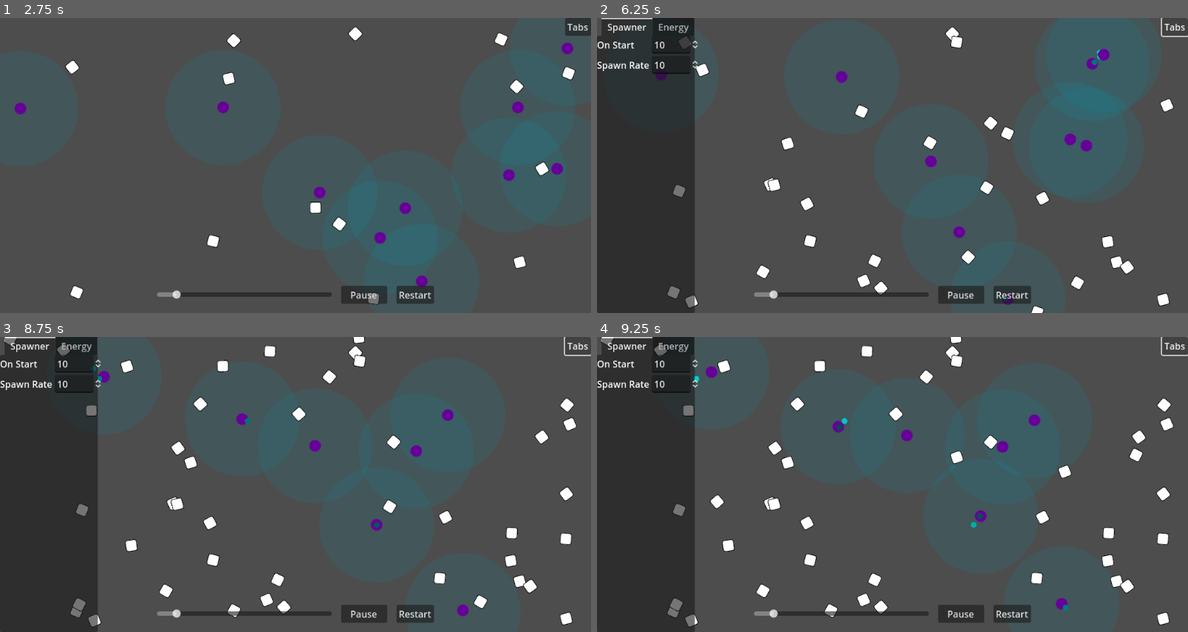
Above: before the commit, frames 1-4 (two rows, left to right).
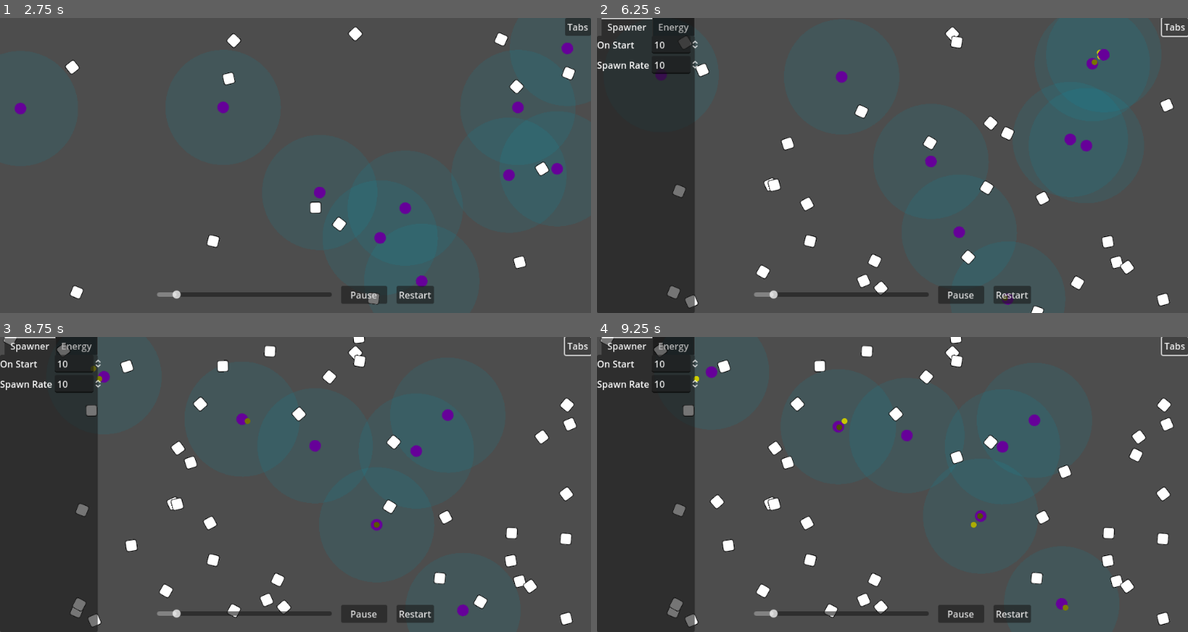
Above: after the commit, the same moments.

Repository: wivest/Natural-Selection
Game: Godot game, scene res://scenes/main.tscn
Same seed, same stepped clock (60 frames per second), same inputs: the game is played once before the commit and once after it.
Inputs:
- Up to frame 1 (2.75 s): click "Restart" at 0.5 s; click "Restart" at 1.25 s; click "Restart" at 2 s
- Up to frame 2 (6.25 s): click "Tabs" at 2.75 s; click "Tabs" at 3.5 s; click "Tabs" at 4.25 s
- Up to frame 3 (8.75 s): no input
- Up to frame 4 (9.25 s): no input

Frame 1 is identical in both runs. In frame 2, less than 0.1% of the frame differs, in the area x 68-86%, y 10-96%; in frame 3, less than 0.1%; in frame 4, 0.1%, in the area x 16-80%, y 13-93%.
Error before the commit: Invalid access to property or key 'divided' on a base object of type 'CharacterBody2D (Creature)'. (res://scenes/creature/scripts/creature_manager.gd:27)
Error after the commit: Parse Error: Could not find type "Cocoon" in the current scope. (res://scenes/creature/scripts/creature_manager.gd:14)

Commit message:
refactor: rename Cocoon to Egg and related

Diff:
--- a/scenes/cocoon/cocoon.gd
+++ /dev/null
@@ -1,29 +0,0 @@
-class_name Cocoon
-extends Sprite2D
-
-signal incubated(cocoon_position: Vector2, genome: Genome)
-
-const INCUBATION_TIME_CAP: float = 1.5
-
-@export var incubation_color: Gradient
-
-var genome: Genome
-
-@onready var timer: Timer = $Timer
-
-func _ready():
-	Parameters.data.changed.connect(_on_parameters_changed)
-	timer.start(genome.incubation_time.value / Parameters.data.speed)
-
-func _process(_delta):
-	modulate = incubation_color.sample(Parameters.data.speed * timer.time_left / INCUBATION_TIME_CAP)
-
-func _on_timer_timeout():
-	incubated.emit(position, genome)
-	queue_free()
-
-func _on_parameters_changed(): # update remaining time on change
-	var new_wait_time: float = genome.incubation_time.value / Parameters.data.speed
-	var correlation: float = new_wait_time / timer.wait_time
-	timer.start(timer.time_left * correlation)
-	timer.wait_time = new_wait_time
--- a/scenes/cocoon/cocoon.tscn
+++ /dev/null
@@ -1,17 +0,0 @@
-[gd_scene load_steps=4 format=3 uid="uid://fndcloo5xbk4"]
-
-[ext_resource type="Script" path="res://scenes/cocoon/cocoon.gd" id="1_3mpes"]
-[ext_resource type="Texture2D" uid="uid://dnsmqyu8b61jy" path="res://scenes/cocoon/cocoon.png" id="1_6sjj7"]
-
-[sub_resource type="Gradient" id="Gradient_sha7p"]
-colors = PackedColorArray(0, 1, 1, 1, 0, 0, 0, 1)
-
-[node name="Cocoon" type="Sprite2D"]
-scale = Vector2(0.5, 0.5)
-texture = ExtResource("1_6sjj7")
-script = ExtResource("1_3mpes")
-incubation_color = SubResource("Gradient_sha7p")
-
-[node name="Timer" type="Timer" parent="."]
-
-[connection signal="timeout" from="Timer" to="." method="_on_timer_timeout"]
--- a/scenes/creature/creature.tscn
+++ b/scenes/creature/creature.tscn
@@ -4,12 +4,12 @@
 [ext_resource type="Script" path="res://scenes/creature/scripts/nodes/creature.gd" id="1_ekvum"]
 [ext_resource type="Script" path="res://scenes/creature/scripts/genome.gd" id="2_ngt82"]
 [ext_resource type="Script" path="res://scenes/creature/scripts/gene.gd" id="3_0dlvc"]
-[ext_resource type="PackedScene" uid="uid://fndcloo5xbk4" path="res://scenes/cocoon/cocoon.tscn" id="4_mwjwd"]
+[ext_resource type="PackedScene" uid="uid://fndcloo5xbk4" path="res://scenes/egg/egg.tscn" id="4_7ir6u"]
 [ext_resource type="Script" path="res://scenes/creature/scripts/nodes/view.gd" id="4_oe8uj"]
 [ext_resource type="Script" path="res://scenes/creature/scripts/nodes/body.gd" id="5_4ebl1"]
 [ext_resource type="Script" path="res://scenes/creature/scripts/nodes/mouth.gd" id="7_6m8ev"]
 
-[sub_resource type="Resource" id="Resource_l1sps"]
+[sub_resource type="Resource" id="Resource_wbpyc"]
 script = ExtResource("3_0dlvc")
 value = 1.0
 mutation_range = 0.1
@@ -29,7 +29,7 @@
 script = ExtResource("2_ngt82")
 speed = SubResource("Resource_fxyqd")
 view_radius = SubResource("Resource_hww5n")
-incubation_time = SubResource("Resource_l1sps")
+hatching_time = SubResource("Resource_wbpyc")
 
 [sub_resource type="CircleShape2D" id="CircleShape2D_0vg18"]
 
@@ -47,7 +47,7 @@
 collision_mask = 0
 script = ExtResource("1_ekvum")
 genome = SubResource("Resource_dd1vt")
-egg = ExtResource("4_mwjwd")
+egg = ExtResource("4_7ir6u")
 
 [node name="CollisionShape2D" type="CollisionShape2D" parent="."]
 shape = SubResource("CircleShape2D_0vg18")
--- a/scenes/creature/scripts/gene.gd
+++ b/scenes/creature/scripts/gene.gd
@@ -1,4 +1,5 @@
-class_name Gene extends Resource
+class_name Gene
+extends Resource
 
 @export var value: float = 1
 @export var mutation_range: float = 0.1
--- a/scenes/creature/scripts/genome.gd
+++ b/scenes/creature/scripts/genome.gd
@@ -1,13 +1,14 @@
-class_name Genome extends Resource
+class_name Genome
+extends Resource
 
 @export var speed: Gene
 @export var view_radius: Gene
-@export var incubation_time: Gene
+@export var hatching_time: Gene
 
 func mutate():
 	speed.mutate()
 	view_radius.mutate()
-	incubation_time.mutate()
+	hatching_time.mutate()
 
 func divide() -> Genome:
 	var g: Genome = duplicate(true)
--- a/scenes/creature/scripts/nodes/creature.gd
+++ b/scenes/creature/scripts/nodes/creature.gd
@@ -28,10 +28,10 @@
 		lay_egg()
 
 func lay_egg():
-	var egg_instance: Cocoon = egg.instantiate()
+	var egg_instance: Egg = egg.instantiate()
 	egg_instance.position = position
 	egg_instance.genome = genome.divide()
-	egg_instance.incubated.connect(_on_egg_hatched)
+	egg_instance.hatched.connect(_on_egg_hatched)
 	add_sibling(egg_instance)
 
 func _on_egg_hatched(at_position: Vector2, genes: Genome):
--- /dev/null
+++ b/scenes/egg/egg.gd
@@ -0,0 +1,29 @@
+class_name Egg
+extends Sprite2D
+
+signal hatched(at_position: Vector2, genes: Genome)
+
+const HATCHING_TIME_CAP: float = 1.5
+
+@export var hatching_color: Gradient
+
+var genome: Genome
+
+@onready var timer: Timer = $Timer
+
+func _ready():
+	Parameters.data.changed.connect(_on_parameters_changed)
+	timer.start(genome.hatching_time.value / Parameters.data.speed)
+
+func _process(_delta):
+	modulate = hatching_color.sample(Parameters.data.speed * timer.time_left / HATCHING_TIME_CAP)
+
+func _on_timer_timeout():
+	hatched.emit(position, genome)
+	queue_free()
+
+func _on_parameters_changed(): # update remaining time on change
+	var new_wait_time: float = genome.hatching_time.value / Parameters.data.speed
+	var correlation: float = new_wait_time / timer.wait_time
+	timer.start(timer.time_left * correlation)
+	timer.wait_time = new_wait_time
--- /dev/null
+++ b/scenes/egg/egg.tscn
@@ -0,0 +1,17 @@
+[gd_scene load_steps=4 format=3 uid="uid://fndcloo5xbk4"]
+
+[ext_resource type="Texture2D" uid="uid://dnsmqyu8b61jy" path="res://scenes/egg/egg.png" id="1_1xvpw"]
+[ext_resource type="Script" path="res://scenes/egg/egg.gd" id="2_a64tk"]
+
+[sub_resource type="Gradient" id="Gradient_b5mk8"]
+colors = PackedColorArray(1, 1, 0, 1, 0, 0, 0, 1)
+
+[node name="Egg" type="Sprite2D"]
+scale = Vector2(0.5, 0.5)
+texture = ExtResource("1_1xvpw")
+script = ExtResource("2_a64tk")
+hatching_color = SubResource("Gradient_b5mk8")
+
+[node name="Timer" type="Timer" parent="."]
+
+[connection signal="timeout" from="Timer" to="." method="_on_timer_timeout"]
--- a/scenes/field/field.tscn
+++ b/scenes/field/field.tscn
@@ -2,7 +2,7 @@
 
 [ext_resource type="PackedScene" uid="uid://xkd0hmsfnseg" path="res://scenes/creature/creature.tscn" id="1_cnptn"]
 [ext_resource type="Script" path="res://scenes/creature/scripts/creature_manager.gd" id="1_ej44c"]
-[ext_resource type="PackedScene" uid="uid://fndcloo5xbk4" path="res://scenes/cocoon/cocoon.tscn" id="2_1ec6r"]
+[ext_resource type="PackedScene" uid="uid://fndcloo5xbk4" path="res://scenes/egg/egg.tscn" id="2_1ec6r"]
 [ext_resource type="PackedScene" uid="uid://bt28ncd8f8saw" path="res://scenes/spawner/spawner.tscn" id="2_bdn2b"]
 [ext_resource type="Script" path="res://scenes/spawner/spawner_parameters.gd" id="5_kix20"]
 [ext_resource type="Resource" uid="uid://bbfibmbroifc0" path="res://creature_spawner_parameters.tres" id="7_8cg7j"]
Renamed: scenes/cocoon/cocoon.png -> scenes/egg/egg.png
Not shown, changed: scenes/egg/egg.png.import
